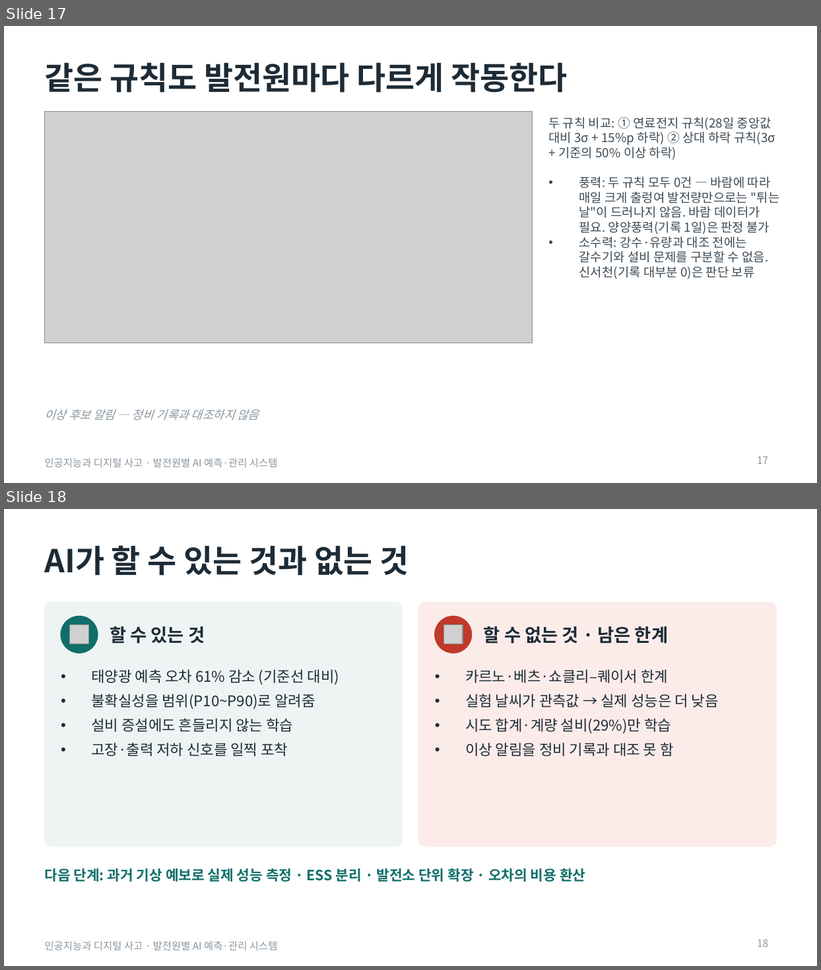
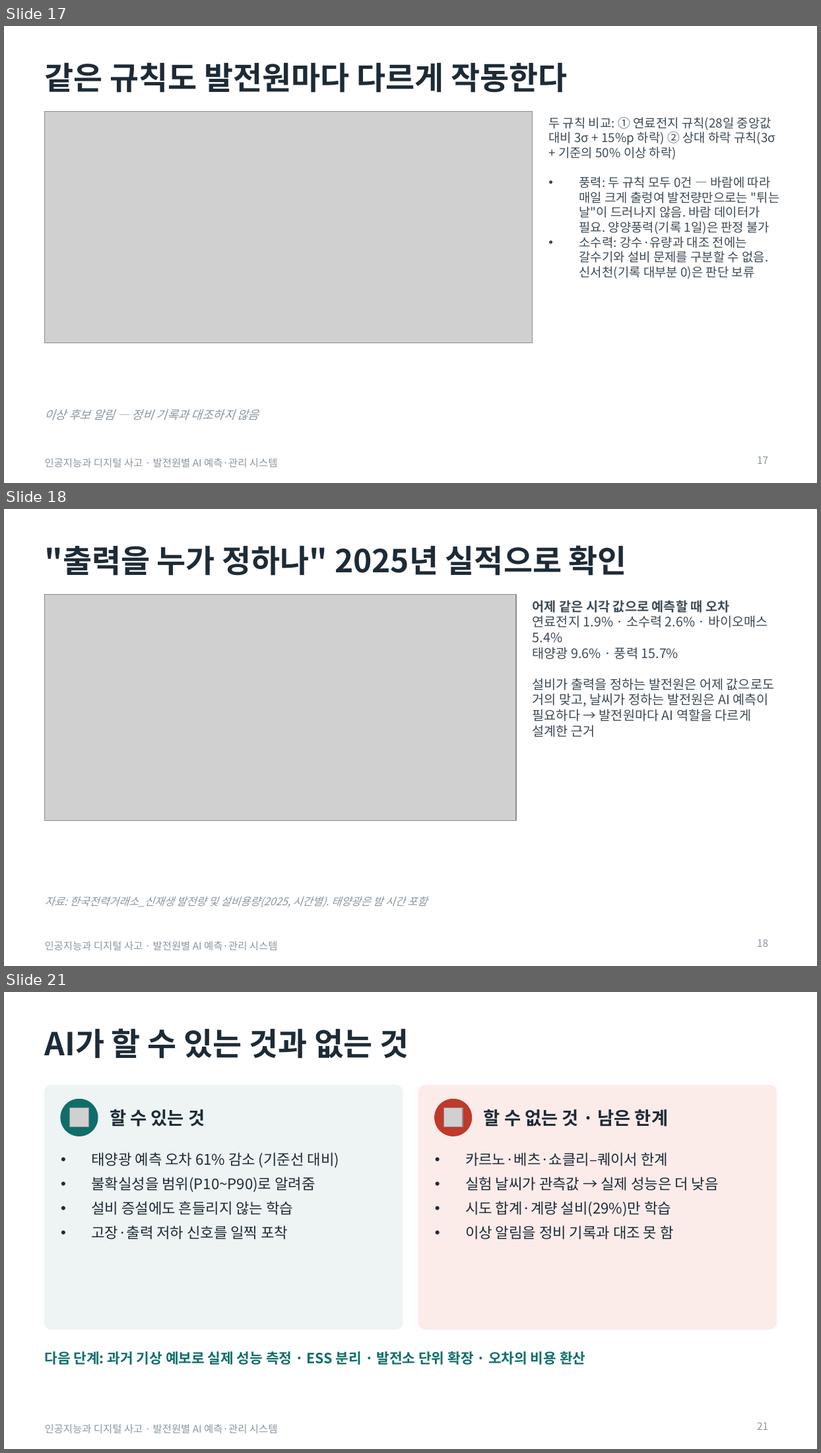
Before and after one commit to junseok7-cpu/hello, a slide deck: energy/report/발표자료.pptx. Shown one above the other, each under a label of ours: slides 17 and 18 before the commit, slides 17, 18 and 21 after it; the slides between them are not shown. The pictures are 821x970 and 821x1453 pixels, drawn with LibreOffice and Linux fonts; fonts in the diff are those of the drawing; grey boxes stand for pictures. Boxes give left, top, right and bottom in pixels: in the first picture for what was removed or moved away, otherwise in the second. Text is boxed around its words. In the diff, an @@ line names an element or a change of style, - is before the commit and + after.

```diff
--- a/energy/report/발표자료.pptx
+++ b/energy/report/발표자료.pptx
@@ slide 18 added at box(4, 509, 817, 966), background #FFFFFF; not listed: 1 template element that a slide beside it also shows @@
@@ title added at box(45, 545, 627, 576), 28 pt, text #1D2B36, bold @@
+"출력을 누가 정하나" 2025년 실적으로 확인
@@ picture added at box(45, 594, 516, 821) @@
@@ text added at box(533, 600, 775, 737), 11.5 pt, text #3C4A55 @@
+어제 같은 시각 값으로 예측할 때 오차
+연료전지 1.9% · 소수력 2.6% · 바이오매스 5.4%
+태양광 9.6% · 풍력 15.7%
+설비가 출력을 정하는 발전원은 어제 값으로도 거의 맞고, 날씨가 정하는 발전원은 AI 예측이 필요하다 → 발전원마다 AI 역할을 다르게 설계한 근거
@@ text added at box(45, 896, 427, 908), 9.5 pt, text #8A96A0, italic @@
+자료: 한국전력거래소_신재생 발전량 및 설비용량(2025, 시간별). 태양광은 밤 시간 포함
@@ page number added at box(757, 939, 768, 947), 9 pt, text #8A96A0 @@
+18
@@ what was slide 18 is now slide 21 @@
@@ page number at box(757, 1422, 768, 1430): text changed @@
-18
+21
```
Also in this commit, not shown: 2 other slides added, 12 other files.
